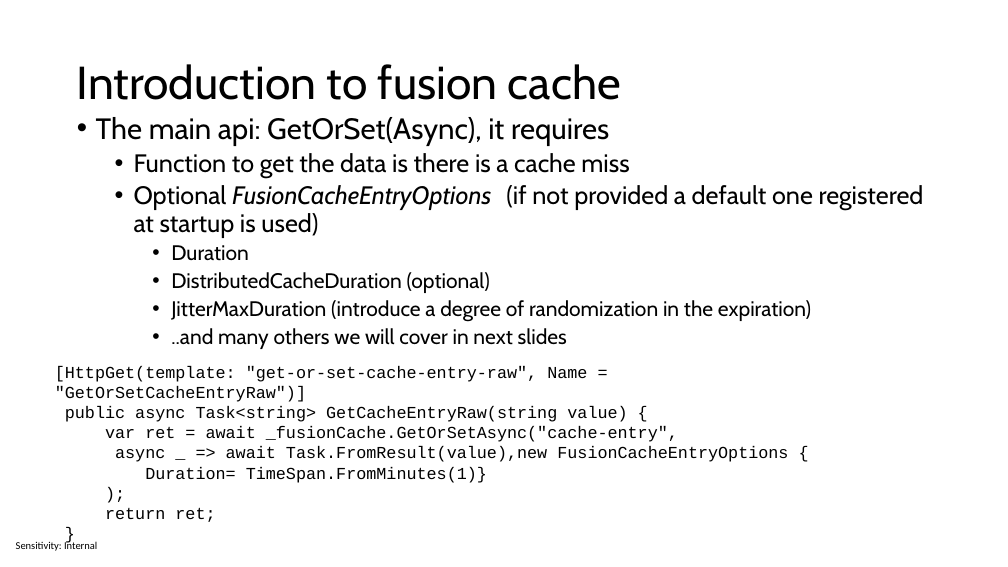
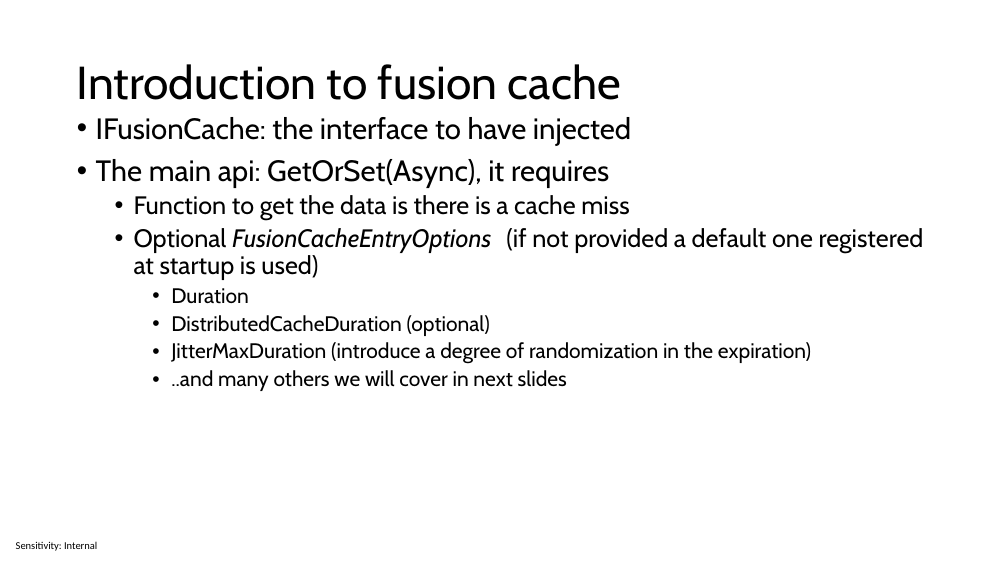
Before and after one commit to sabbadino/cache-like-a-pro-fusion-cache, a slide deck: slide 14 of cache-like-a-pro.pptx. Drawn at 1008x567 pixels with LibreOffice and Linux fonts; fonts in the diff are those of the drawing. Boxes give left, top, right and bottom in pixels: in the first picture for what was removed or moved away, otherwise in the second. Text is boxed around its words. In the diff, an @@ line names an element or a change of style, - is before the commit and + after.

```diff
--- a/cache-like-a-pro.pptx
+++ b/cache-like-a-pro.pptx
@@ text at box(96, 117, 631, 146): paragraph added @@
+• IFusionCache: the interface to have injected
@@ text removed at box(55, 366, 788, 522) @@
-[HttpGet(template: "get-or-set-cache-entry-raw", Name = "GetOrSetCacheEntryRaw")]
-public async Task<string> GetCacheEntryRaw(string value) {
-var ret = await _fusionCache.GetOrSetAsync("cache-entry",
-async _ => await Task.FromResult(value),new FusionCacheEntryOptions {
-Duration= TimeSpan.FromMinutes(1)}
-);
-return ret;
-}
```
Also in this commit, not shown: 12 other slides changed, 4 slides added, 1 slide removed.
